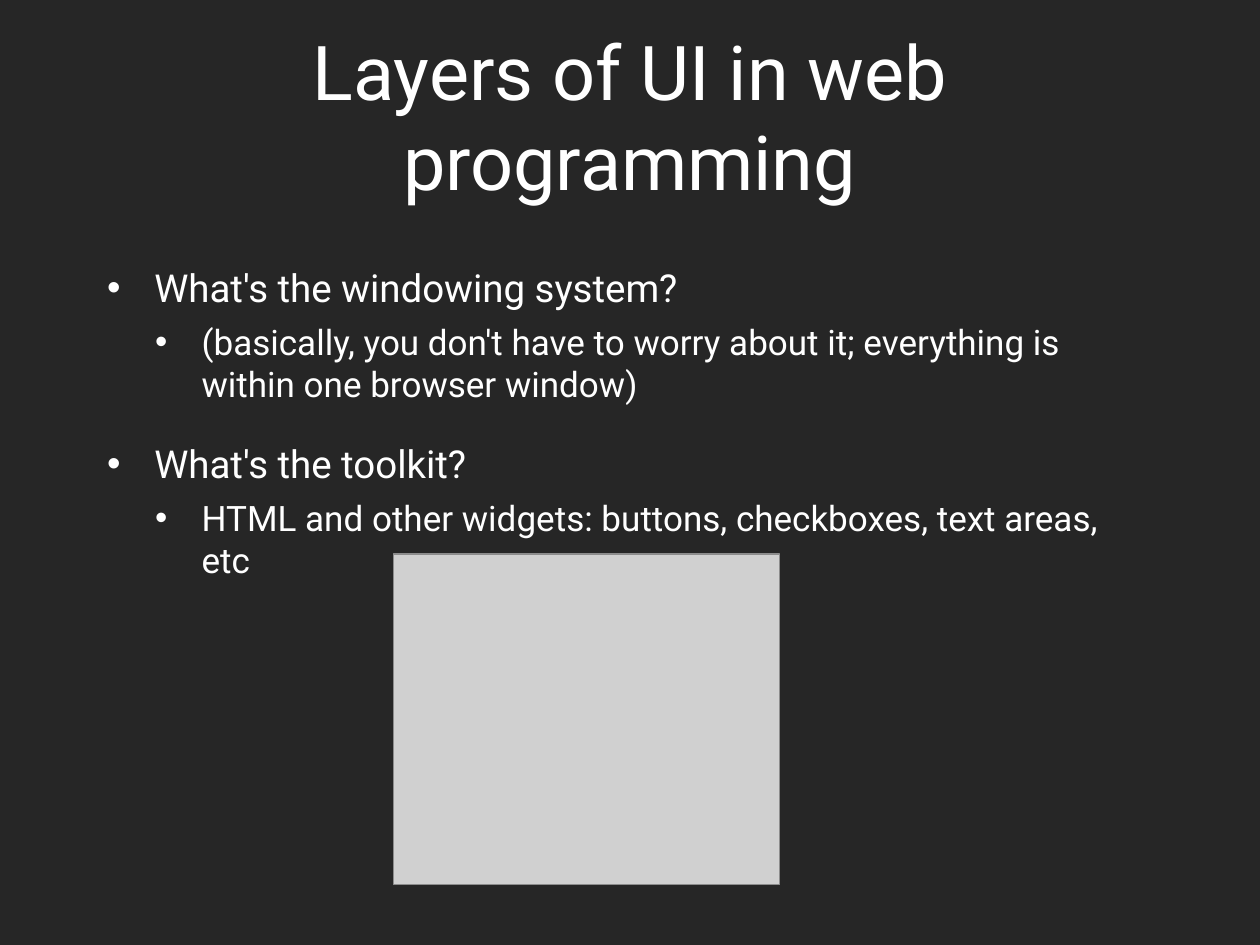
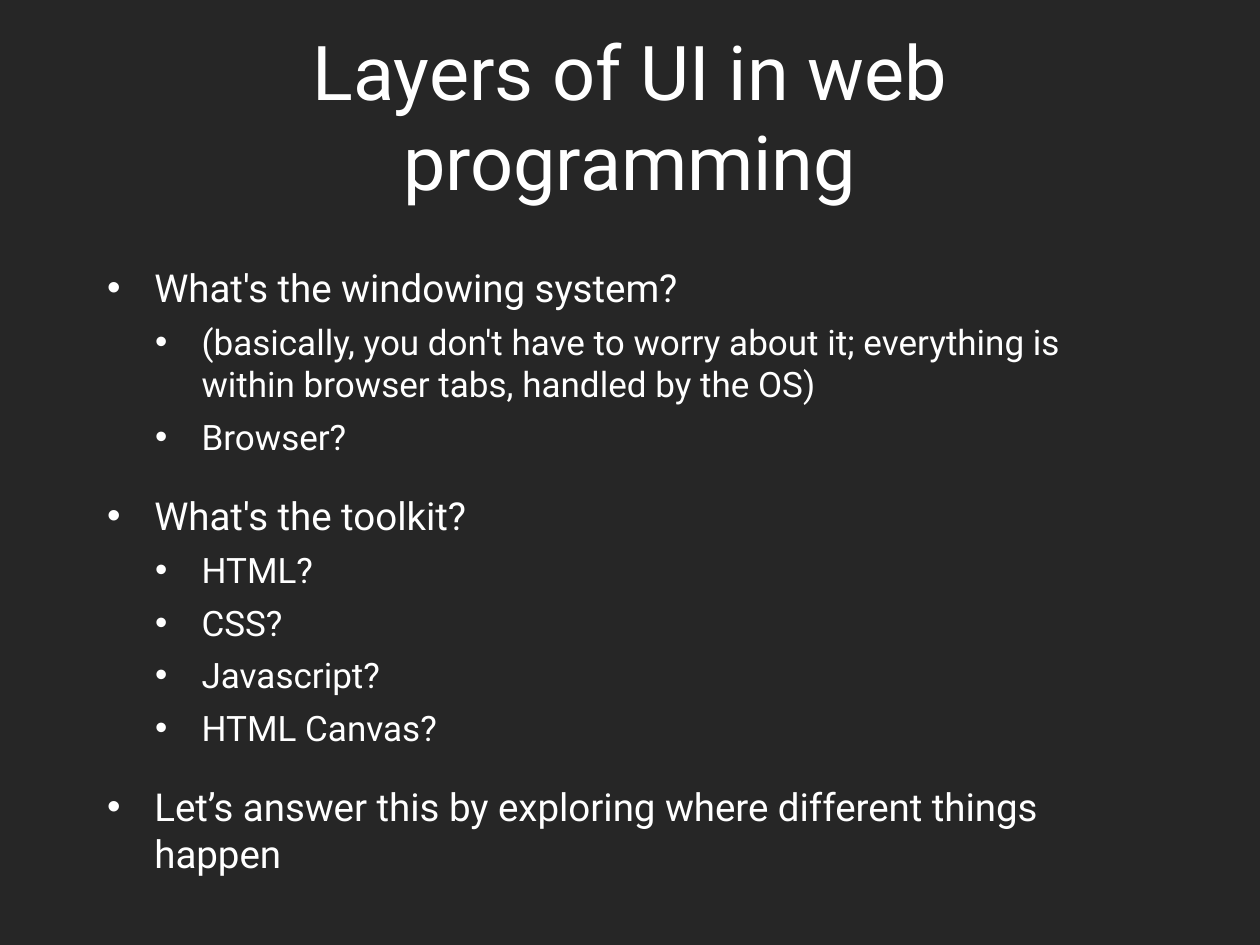
Before and after one commit to dantasse/ssuiweb2014, a slide deck: slide 6 of week13/week13.pptx. Drawn at 1260x945 pixels with LibreOffice and Linux fonts; fonts in the diff are those of the drawing; grey boxes stand for pictures. Boxes give left, top, right and bottom in pixels: in the first picture for what was removed or moved away, otherwise in the second. Text is boxed around its words. In the diff, an @@ line names an element or a change of style, - is before the commit and + after.

```diff
--- a/week13/week13.pptx
+++ b/week13/week13.pptx
@@ text at (202, 327, 1060, 451): text changed @@
-  • (basically, you don't have to worry about it; everything is within one browser window)
+  • (basically, you don't have to worry about it; everything is within browser tabs, handled by the OS)
+  • Browser?
@@ text at (154, 557, 1038, 830): text changed; size 20 to 22 pt @@
-  • HTML and other widgets: buttons, checkboxes, text areas, etc
+  • HTML?
+  • CSS?
+  • Javascript?
+  • HTML Canvas?
+• Let’s answer this by exploring where different things happen
@@ picture removed at (393, 554, 780, 885) @@
```
Also in this commit, not shown: 5 other slides changed, 11 slides added, 2 slides removed, 2 other files.
